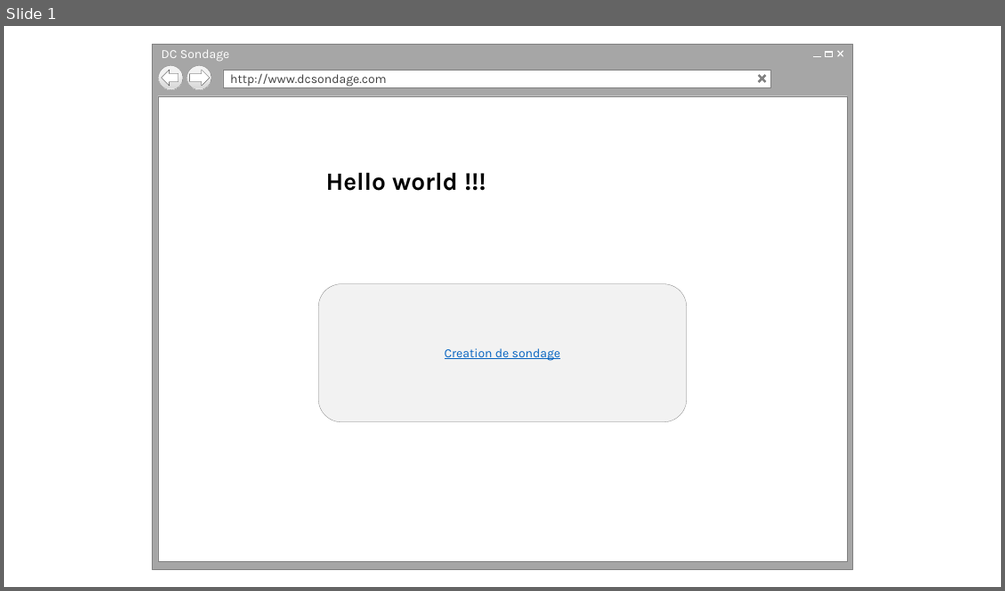
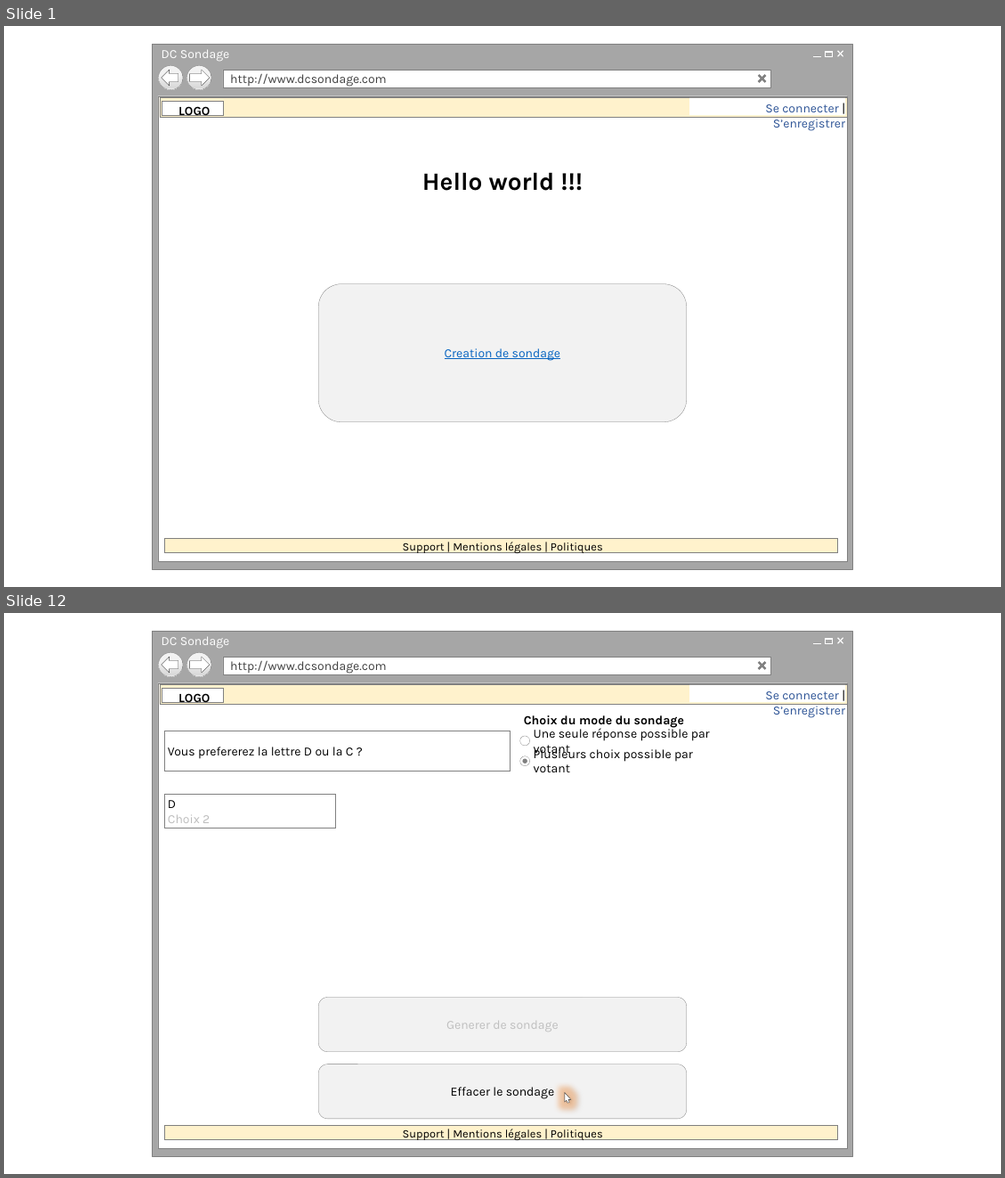
Before and after one commit to cedricbannelier/Projet1, a slide deck: maquette.pptx. Shown one above the other, each under a label of ours: slide 1 before the commit, slides 1 and 12 after it; the slides between them are not shown. The pictures are 1005x591 and 1005x1178 pixels, drawn with LibreOffice and Linux fonts; fonts in the diff are those of the drawing; background and template pictures are left out. Boxes give left, top, right and bottom in pixels: in the first picture for what was removed or moved away, otherwise in the second. Text is boxed around its words. In the diff, an @@ line names an element or a change of style, - is before the commit and + after.

```diff
--- a/maquette.pptx
+++ b/maquette.pptx
@@ slide 12 added at [4,613,1001,1174], background #FFFFFF @@
@@ group added at [152,631,853,1157]: 6 rectangles, 4 lines, 2 ellipses, 1 text, 1 left arrow, 1 right arrow @@
+DC Sondage
+http://www.dcsondage.com
@@ rectangle added at [160,684,847,705], fill #FFF2CC, outline #808080 0.25 pt @@
@@ rectangle added at [162,688,222,703], fill #FFFFFF, outline #808080 0.25 pt, 12 pt, text #000000, bold @@
+LOGO
@@ rectangle added at [689,685,846,702], fill #FFFFFF, 12 pt, text #2F5597 @@
+Se connecter | S’enregistrer
@@ rectangle added at [164,730,510,771], fill #FFFFFF, outline #808080 0.25 pt, 12 pt, text #000000 @@
+Vous prefererez la lettre D ou la C ?
@@ group added at [520,710,710,772]: 3 ellipses, 2 texts, 1 rectangle @@
+Choix du mode du sondage
+Une seule réponse possible par votant
+Plusieurs choix possible par votant
@@ rectangle added at [164,793,335,827], fill #FFFFFF, outline #808080 0.25 pt, 12 pt, text #000000 at 25% opacity @@
+D
+Choix 2
@@ rounded rectangle added at [319,997,687,1052], fill #F2F2F2, outline #808080 0.25 pt, 12 pt, text #BFBFBF @@
+Generer de sondage
@@ rounded rectangle added at [319,1064,687,1119], fill #F2F2F2, outline #808080 0.25 pt, 12 pt, text #000000 @@
+Effacer le sondage
@@ freeform shape added at [562,1092,572,1103], fill #FFFFFF, outline #262626 0.25 pt @@
@@ rectangle added at [164,1125,838,1140], fill #FFF2CC, outline #808080 0.25 pt, 11 pt, text #000000 @@
+Support | Mentions légales | Politiques
@@ slide 1 changed as well @@
@@ rectangle added at [160,97,847,118], fill #FFF2CC, outline #808080 0.25 pt @@
@@ rectangle added at [162,101,222,116], fill #FFFFFF, outline #808080 0.25 pt, 12 pt, text #000000, bold @@
+LOGO
@@ rectangle added at [689,98,846,115], fill #FFFFFF, 12 pt, text #2F5597 @@
+Se connecter | S’enregistrer
@@ text "Hello world !!!" at [422,172,555,191]: alignment left to centre @@
@@ rectangle added at [164,538,838,553], fill #FFF2CC, outline #808080 0.25 pt, 11 pt, text #000000 @@
+Support | Mentions légales | Politiques
```
Also in this commit, not shown: 6 other slides changed, 14 other slides added, 1 slide removed, 1 other file.
